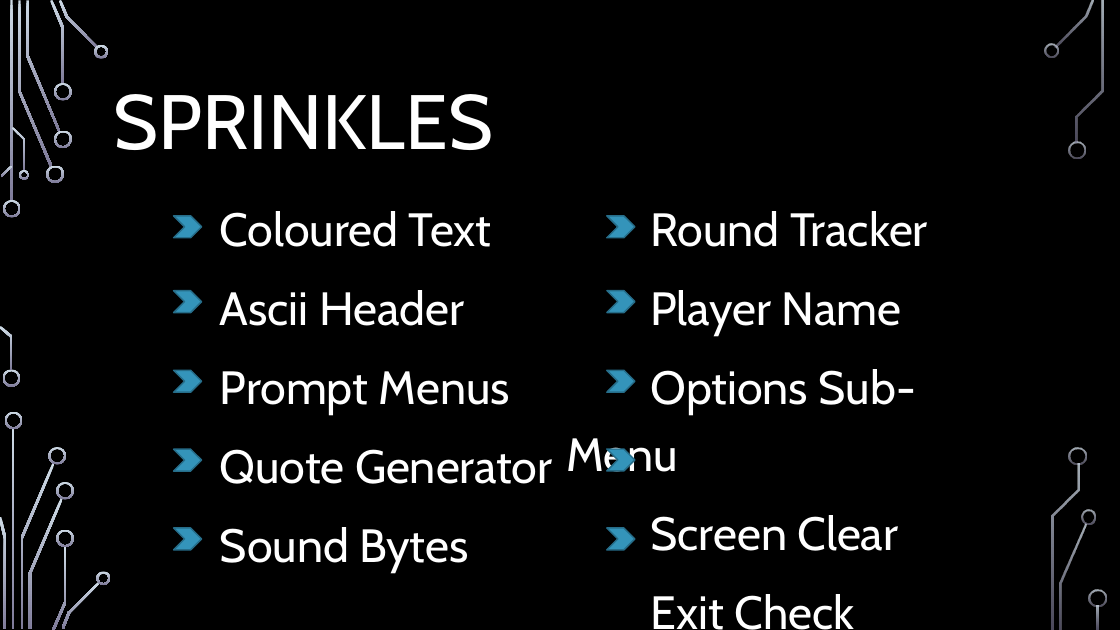
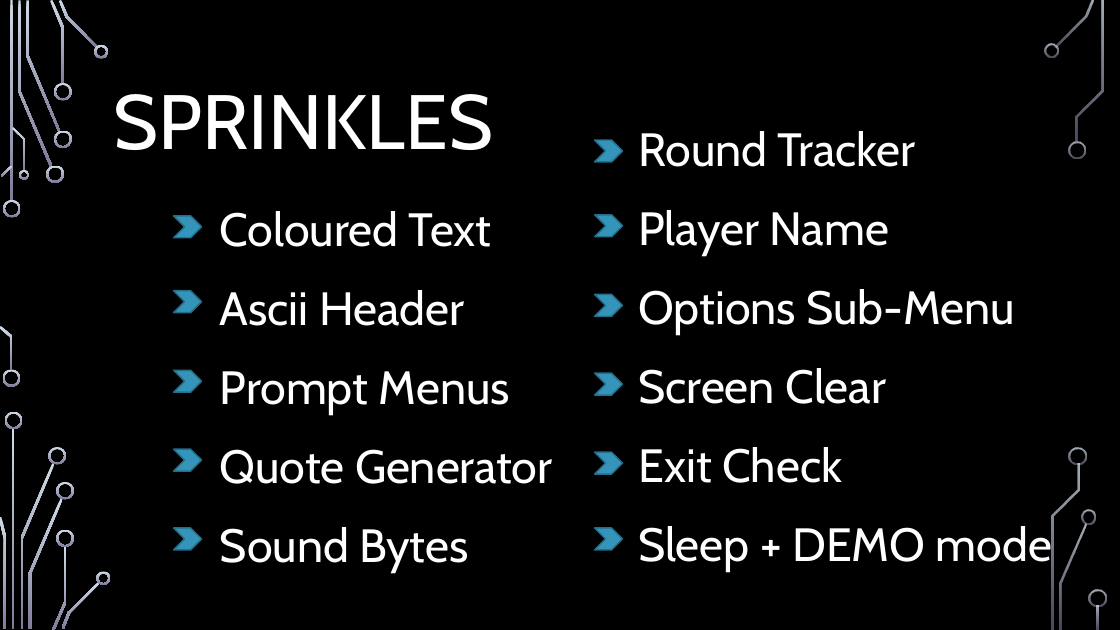
Before and after one commit to waldowred5/Sith-Lord-Jedi-Ewok, a slide deck: slide 5 of ppt/Terminal App Presentation.pptx. Drawn at 1120x630 pixels with LibreOffice and Linux fonts; fonts in the diff are those of the drawing; background and template pictures are left out. Boxes give left, top, right and bottom in pixels: in the first picture for what was removed or moved away, otherwise in the second. Text is boxed around its words. In the diff, an @@ line names an element or a change of style, - is before the commit and + after.

```diff
--- a/ppt/Terminal App Presentation.pptx
+++ b/ppt/Terminal App Presentation.pptx
@@ text "Round Tracker": place and size @@
-text "Round Tracker" at [567,211,928,630]
+text "Round Tracker" at [638,131,1052,572]
@@ 5 chevrons: place and size @@
-5 chevrons at [607,216,635,550]
+5 chevrons at [595,140,623,474]
@@ chevron added at [595,528,623,550], fill #3494BA, outline #266D8A 1.25 pt @@
@@ text at [638,521,1052,572]: paragraph added @@
+Sleep + DEMO mode
```
Also in this commit, not shown: 5 other files.
